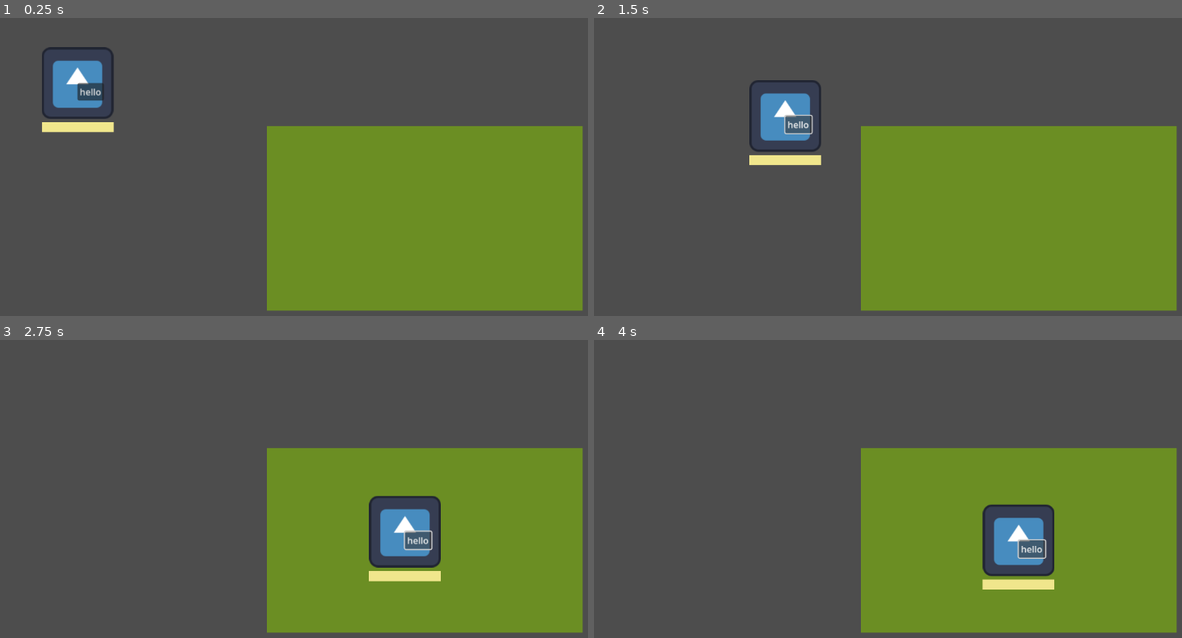
Above: before the commit, frames 1-4 (two rows, left to right).
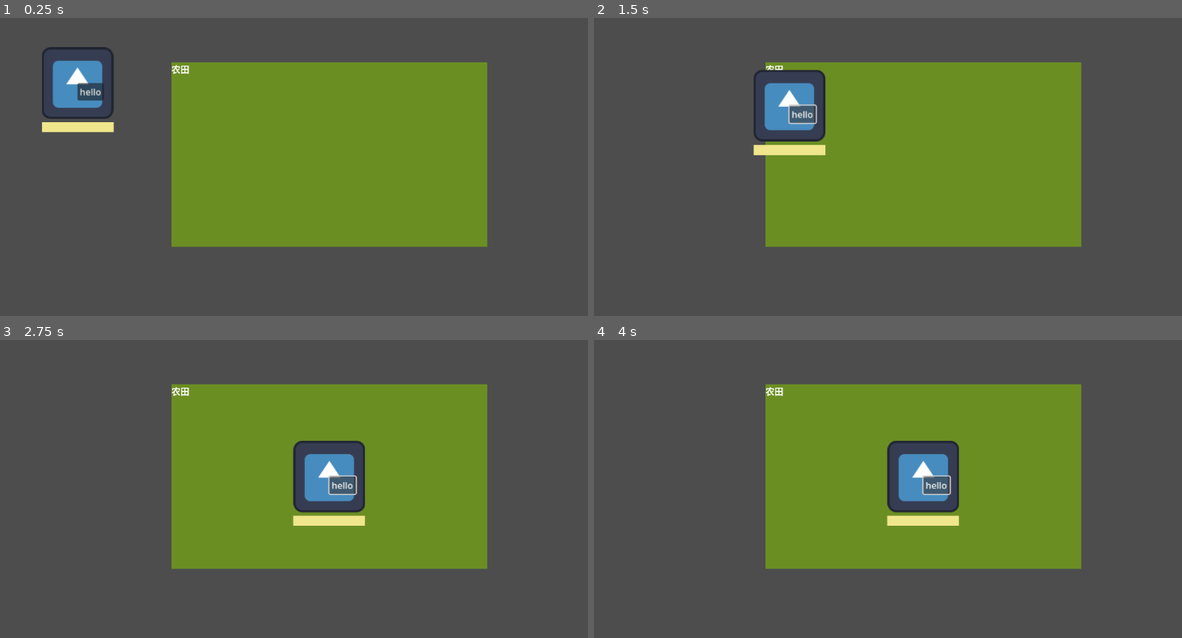
Above: after the commit, the same moments.

Repository: picasso250/marketworld
Game: Godot game, scene res://main.tscn
The game is run twice, just before and just after one commit, with the same random seed, the same clock (stepped at 60 frames per second) and the same inputs. The engine's default icon, where the game draws it, is replaced by a stand-in: a white triangle on a blue panel in a dark square.
Inputs:
- Up to frame 1 (0.25 s): no input
- Up to frame 2 (1.5 s): click "hello" at 0.5 s; click "hello" at 1.25 s
- Up to frame 3 (2.75 s): click "hello" at 2 s
- Up to frame 4 (4 s): tap Enter at 3.5 s

The runs differ from the first frame. In frame 1, 36% of the frame differs, in the area x 29-100%, y 14-99%; in frame 2, 36%; in frame 3, 42%; in frame 4, 41%.

Commit message:
判断是否到达目标位置

Diff:
--- a/farmland.gd
+++ b/farmland.gd
@@ -1,7 +1,7 @@
 extends ColorRect
 
 # 定义农田成熟时间间隔（单位：秒），这里假设为10秒，可根据实际需求修改
-const MATURITY_INTERVAL = 10
+@export var maturity_interval = 10
 
 # 用于记录自上次成熟后经过的时间
 var time_since_last_maturity = 0
@@ -17,7 +17,7 @@
 	update_tooltip()
 
 	# 判断是否到达成熟时间间隔
-	if time_since_last_maturity >= MATURITY_INTERVAL:
+	if time_since_last_maturity >= maturity_interval:
 		is_mature = true
 		time_since_last_maturity = 0
 
--- a/farmland.tscn
+++ b/farmland.tscn
@@ -8,3 +8,9 @@
 tooltip_text = "xxxxss"
 color = Color(0.419608, 0.556863, 0.137255, 1)
 script = ExtResource("1_dl73f")
+
+[node name="Label" type="Label" parent="."]
+layout_mode = 0
+offset_right = 40.0
+offset_bottom = 23.0
+text = "农田"
--- a/main.tscn
+++ b/main.tscn
@@ -8,10 +8,18 @@
 script = ExtResource("1_12duq")
 
 [node name="Farmland" parent="." instance=ExtResource("1_xuha6")]
-offset_left = 480.0
-offset_top = 193.0
-offset_right = 1043.0
-offset_bottom = 523.0
+anchors_preset = 8
+anchor_left = 0.5
+anchor_top = 0.5
+anchor_right = 0.5
+anchor_bottom = 0.5
+offset_left = 310.0
+offset_top = 79.0
+offset_right = 873.0
+offset_bottom = 409.0
+grow_horizontal = 2
+grow_vertical = 2
+maturity_interval = 1
 
 [node name="Pawn" parent="." instance=ExtResource("2_rkcax")]
 position = Vector2(207, 169)
--- a/pawn.gd
+++ b/pawn.gd
@@ -64,6 +64,11 @@
 	# Print the task type.
 	print("Task type: ", _task_type)
 
+# 判断是否到达目标位置
+func has_reached_target() -> bool:
+	var tolerance: float = move_speed * get_process_delta_time()  # 使用 delta 时间计算容差
+	return position.distance_to(_current_target_position) <= tolerance
+
 # New method to move towards a target at the specified speed, using speed * delta as tolerance.
 func move_towards_target(delta: float) -> void:
 	var tolerance: float = move_speed * delta  # Calculate tolerance based on speed and delta time.
